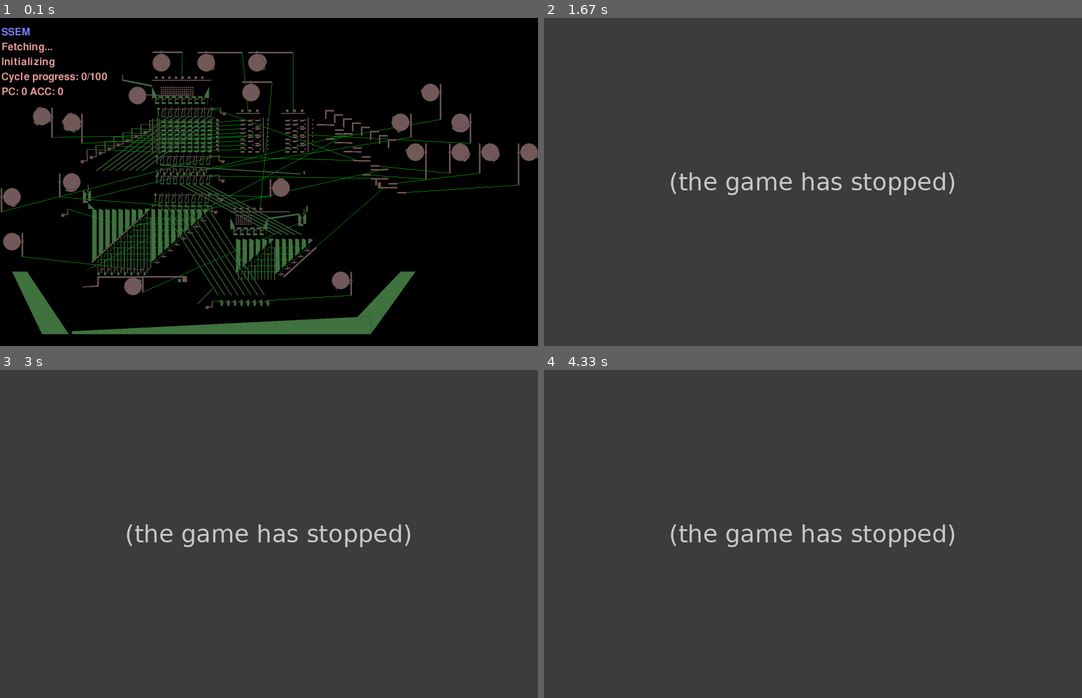
Above: before the commit, frames 1-4 (two rows, left to right).
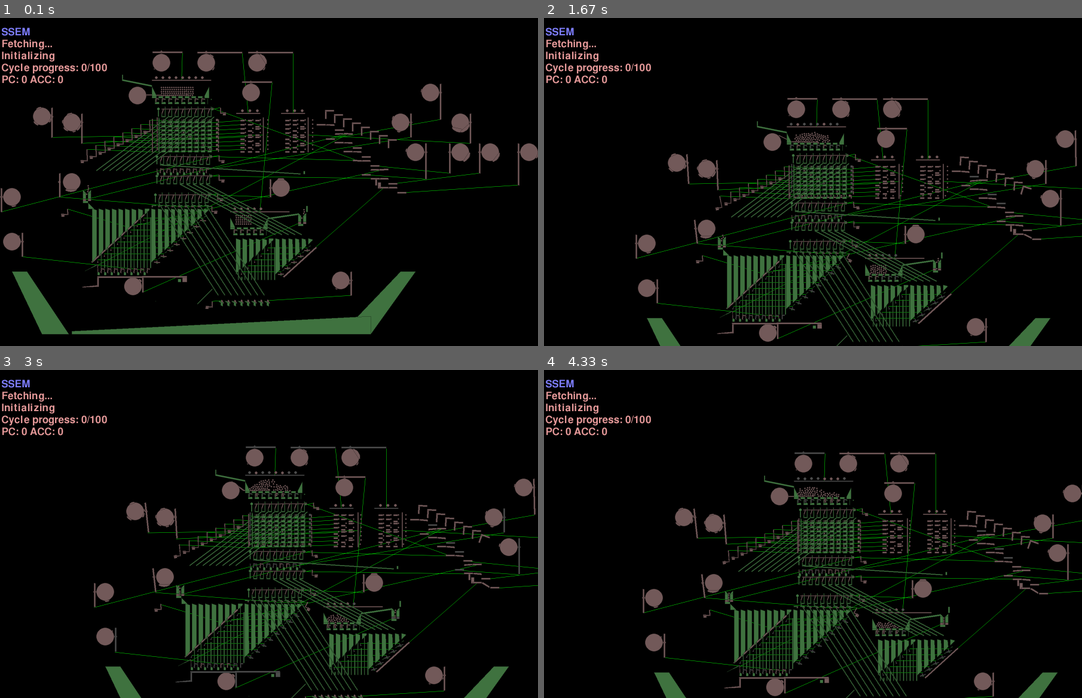
Above: after the commit, the same moments.

Repository: jmacarthur/box2d-ssem
Game: pygame game, started from main.py 0
The game is run twice, just before and just after one commit, with the same random seed, the same clock (stepped at 60 frames per second) and the same inputs.
Inputs (mouse positions are in pixels of both pictures, inside the frame that each line leads up to):
- Up to frame 1 (0.1 s): no input
- Up to frame 2 (1.67 s): tap Home at 0.33 s; hold Right 0.67-1.13 s; tap Space at 0.73, 1.03, 1.23 s; hold Up 1.17-1.47 s; right-click (646, 132) at 1.55 s
- Up to frame 3 (3 s): hold Right 1.83-2.3 s; tap Space at 1.9, 2.2, 2.4, 2.7, 2.97 s; hold Left 2.33-2.87 s; hold Down from 2.9 s (still down)
- Up to frame 4 (4.33 s): release Down at 3.2 s; hold Left 3.23-3.63 s; tap Space at 3.3, 3.6, 3.73, 4.13 s; hold Up 3.67-4.03 s; hold Right from 4.07 s (still down)

The runs differ from the first frame. In frame 1, 1.0% of the frame differs, in the area x 0-20%, y 6-24%; in frame 2, 99%, in the area x 0-100%, y 0-100%; in frame 3, 99%; in frame 4, 99%.
Error before the commit: AttributeError: 'Memory' object has no attribute 'InjectBearing' (pygame_framework.py line 427); the game stopped at 0.73 s (later frames are placeholders)

Commit message:
Move the modified parts of PygameFramework into ModifiedPygameFramework

Diff:
--- /dev/null
+++ b/backends/modified_pygame_framework.py
@@ -0,0 +1,237 @@
+
+import pygame
+from Box2D import (b2DrawExtended, b2Vec2, b2CircleShape)
+from settings import fwSettings
+from .pygame_framework import PygameDraw, PygameFramework
+from framework import Keys
+
+try:
+    from .pygame_gui import (fwGUI, gui)
+    GUIEnabled = True
+except Exception as ex:
+    print('Unable to load PGU; menu disabled.')
+    print('(%s) %s' % (ex.__class__.__name__, ex))
+    GUIEnabled = False
+
+class ModifiedPygameDraw(PygameDraw):
+    def DrawSegment(self, p1, p2, color):
+        """
+        Draw the line segment from p1-p2 with the specified color.
+        """
+        pygame.draw.aaline(self.surface, color, p1, p2)
+
+    def DrawSolidCircle(self, center, radius, axis, color):
+        """
+        Draw a solid circle given the center, radius, axis of orientation and
+        color.
+        """
+        radius *= self.zoom
+        if radius < 1:
+            radius = 1
+        else:
+            radius = int(radius)
+        center = (int(center[0]), int(center[1]))
+        if type(color)!=tuple:
+            color = (color/2).bytes+[127]
+
+        pygame.draw.circle(self.surface, color,
+                           center, radius, 0)
+        line_col = [x/2 for x in color]
+        pygame.draw.circle(self.surface, line_col, center, radius, 1)
+
+    def DrawPolygon(self, vertices, color):
+        """
+        Draw a wireframe polygon given the screen vertices with the specified color.
+        """
+        if not vertices:
+            return
+
+        if len(vertices) == 2:
+            pygame.draw.aaline(self.surface, color.bytes,
+                               vertices[0], vertices)
+        else:
+            pygame.draw.polygon(self.surface, color.bytes, vertices, 0)
+
+    def DrawSolidPolygon(self, vertices, color):
+        """
+        Draw a filled polygon given the screen vertices with the specified color.
+        """
+        if not vertices:
+            return
+        if type(color)!=tuple:
+            color = (color/2).bytes+[127]
+        if len(vertices) == 2:
+            pygame.draw.aaline(self.surface, color,
+                               vertices[0], vertices[1])
+        else:
+            pygame.draw.polygon(
+                self.surface, color, vertices, 0)
+            line_col = [x/2 for x in color]
+            pygame.draw.polygon(self.surface, line_col, vertices, 1)
+
+    # the to_screen conversions are done in C with b2DrawExtended, leading to
+    # an increase in fps.
+    # You can also use the base b2Draw and implement these yourself, as the
+    # b2DrawExtended is implemented:
+    def to_screen(self, point):
+        """
+        Convert from world to screen coordinates.
+        In the class instance, we store a zoom factor, an offset indicating where
+        the view extents start at, and the screen size (in pixels).
+        """
+        x=(point[0] * self.zoom)-self.offset.x
+        if self.flipX:
+            x = self.screenSize.x - x
+        y=(point[1] * self.zoom)-self.offset.y
+        if self.flipY:
+            y = self.screenSize.y-y
+        return (x, y)
+
+class ModifiedPygameFramework(PygameFramework):
+    def __init__(self):
+        super(ModifiedPygameFramework, self).__init__()
+        self.renderer = ModifiedPygameDraw(surface=self.screen, test=self)
+        self.world.renderer = self.renderer
+
+    def __reset(self):
+        super(ModifiedPygameFramework, self).__init__()
+        self._fontSize = 50
+        self._viewZoom = 1
+        self._viewCenter = (100,0)
+
+    def __init__(self):
+        super(PygameFramework, self).__init__()
+
+        self.__reset()
+        if fwSettings.onlyInit:  # testing mode doesn't initialize pygame
+            return
+
+        print('Initializing pygame framework...')
+        # Pygame Initialization
+        pygame.init()
+        caption = "Python Box2D Testbed - " + self.name
+        pygame.display.set_caption(caption)
+
+        # Screen and debug draw
+        self.screen = pygame.display.set_mode((1800,1100))
+        self.screenSize = b2Vec2(*self.screen.get_size())
+
+        self.renderer = ModifiedPygameDraw(surface=self.screen, test=self)
+        self.world.renderer = self.renderer
+
+        try:
+            self.font = pygame.font.Font(None, self._fontSize)
+        except IOError:
+            try:
+                self.font = pygame.font.Font("freesansbold.ttf", self._fontSize)
+            except IOError:
+                print("Unable to load default font or 'freesansbold.ttf'")
+                print("Disabling text drawing.")
+                self.Print = lambda *args: 0
+                self.DrawStringAt = lambda *args: 0
+
+        # GUI Initialization
+        if GUIEnabled:
+            self.gui_app = gui.App()
+            self.gui_table = fwGUI(self.settings)
+            container = gui.Container(align=1, valign=-1)
+            container.add(self.gui_table, 0, 0)
+            self.gui_app.init(container)
+
+        self.viewCenter = (360, -100.0)
+        self.groundbody = self.world.CreateBody()
+
+    def run(self):
+        """
+        Main loop.
+
+        Continues to run while checkEvents indicates the user has
+        requested to quit.
+
+        Updates the screen and tells the GUI to paint itself.
+        """
+
+        # If any of the test constructors update the settings, reflect
+        # those changes on the GUI before running
+        if GUIEnabled:
+            self.gui_table.updateGUI(self.settings)
+
+        running = True
+        clock = pygame.time.Clock()
+        while running and not self.stopFlag:
+            running = self.checkEvents()
+            self.screen.fill((0, 0, 0))
+
+            # Check keys that should be checked every loop (not only on initial
+            # keydown)
+            self.CheckKeys()
+
+            # Run the simulation loop
+            self.SimulationLoop()
+            if GUIEnabled and self.settings.drawMenu:
+                self.gui_app.paint(self.screen)
+
+            self.draw_distance_links()
+            self.Draw(self.settings)
+            if self.settings.drawOverlay:
+                self.overlay_draw()
+
+            pygame.display.flip()
+            clock.tick(self.settings.hz)
+            self.fps = clock.get_fps()
+
+        self.world.contactListener = None
+        self.world.destructionListener = None
+        self.world.renderer = None
+
+    def overlay_draw(self):
+        for body in self.dynamic_bodies:
+            # Colour is only per-body at the moment, since userdata doesn't seem to propogate in fixtures.
+            color = body.userData
+            if color is None: color = (127,127,127)
+            for fixture in body.fixtures:
+                if isinstance(fixture.shape, b2CircleShape):
+                    self.renderer.DrawSolidCircle(self.renderer.to_screen(body.GetWorldPoint(fixture.shape.pos)), fixture.shape.radius, axis=0, color=color)
+                else:
+                    if fixture.userData is not None:
+                        print("bloop!")
+                    self.renderer.DrawSolidPolygon(vertices=[ self.renderer.to_screen(body.GetWorldPoint(x)) for x in fixture.shape], color=color)
+
+    def draw_distance_links(self):
+        for link in self.distance_links:
+            (bodyA, posA, bodyB, posB) = link
+            #print("Rendering link: {}, {}, {}, {}".format(bodyA, posA, bodyB, posB))
+            a = self.renderer.to_screen(bodyA.GetWorldPoint(posA))
+            b = self.renderer.to_screen(bodyB.GetWorldPoint(posB))
+            self.renderer.DrawSegment(a,b,(0,255,0))
+
+    def CheckKeys(self):
+        """
+        Check the keys that are evaluated on every main loop iteration.
+        I.e., they aren't just evaluated when first pressed down
+        """
+
+        pygame.event.pump()
+        self.keys = keys = pygame.key.get_pressed()
+        if keys[Keys.K_LEFT]:
+            self.viewCenter -= (2, 0)
+        elif keys[Keys.K_RIGHT]:
+            self.viewCenter += (2, 0)
+
+        if keys[Keys.K_UP]:
+            self.viewCenter += (0, 2)
+        elif keys[Keys.K_DOWN]:
+            self.viewCenter -= (0, 2)
+
+        if keys[Keys.K_HOME]:
+            self.viewZoom = 1.0
+            self.viewCenter = (0.0, 20.0)
+
+    def Print(self, str, color=(229, 153, 153, 255)):
+        """
+        Draw some text at the top status lines
+        and advance to the next line.
+        """
+        self.screen.blit(self.font.render(
+            str, True, color), (5, self.textLine))
+        self.textLine += self._fontSize*0.8
--- a/backends/pygame_framework.py
+++ b/backends/pygame_framework.py
@@ -116,7 +116,7 @@
         """
         Draw the line segment from p1-p2 with the specified color.
         """
-        pygame.draw.aaline(self.surface, color, p1, p2)
+        pygame.draw.aaline(self.surface, color.bytes, p1, p2)
 
     def DrawTransform(self, xf):
         """
@@ -153,14 +153,13 @@
             radius = 1
         else:
             radius = int(radius)
-        center = (int(center[0]), int(center[1]))
-        if type(color)!=tuple:
-            color = (color/2).bytes+[127]
-
-        pygame.draw.circle(self.surface, color,
+
+        pygame.draw.circle(self.surface, (color / 2).bytes + [127],
                            center, radius, 0)
-        line_col = [x/2 for x in color]
-        pygame.draw.circle(self.surface, line_col, center, radius, 1)
+        pygame.draw.circle(self.surface, color.bytes, center, radius, 1)
+        pygame.draw.aaline(self.surface, (255, 0, 0), center,
+                           (center[0] - radius * axis[0],
+                            center[1] + radius * axis[1]))
 
     def DrawPolygon(self, vertices, color):
         """
@@ -173,7 +172,7 @@
             pygame.draw.aaline(self.surface, color.bytes,
                                vertices[0], vertices)
         else:
-            pygame.draw.polygon(self.surface, color.bytes, vertices, 0)
+            pygame.draw.polygon(self.surface, color.bytes, vertices, 1)
 
     def DrawSolidPolygon(self, vertices, color):
         """
@@ -181,34 +180,32 @@
         """
         if not vertices:
             return
-        if type(color)!=tuple:
-            color = (color/2).bytes+[127]
+
         if len(vertices) == 2:
-            pygame.draw.aaline(self.surface, color,
+            pygame.draw.aaline(self.surface, color.bytes,
                                vertices[0], vertices[1])
         else:
             pygame.draw.polygon(
-                self.surface, color, vertices, 0)
-            line_col = [x/2 for x in color]
-            pygame.draw.polygon(self.surface, line_col, vertices, 1)
+                self.surface, (color / 2).bytes + [127], vertices, 0)
+            pygame.draw.polygon(self.surface, color.bytes, vertices, 1)
 
     # the to_screen conversions are done in C with b2DrawExtended, leading to
     # an increase in fps.
     # You can also use the base b2Draw and implement these yourself, as the
     # b2DrawExtended is implemented:
-    def to_screen2(self, point):
-        """
-        Convert from world to screen coordinates.
-        In the class instance, we store a zoom factor, an offset indicating where
-        the view extents start at, and the screen size (in pixels).
-        """
-        x=(point[0] * self.zoom)-self.offset.x
-        if self.flipX:
-            x = self.screenSize.x - x
-        y=(point[1] * self.zoom)-self.offset.y
-        if self.flipY:
-            y = self.screenSize.y-y
-        return (x, y)
+    # def to_screen(self, point):
+    #     """
+    #     Convert from world to screen coordinates.
+    #     In the class instance, we store a zoom factor, an offset indicating where
+    #     the view extents start at, and the screen size (in pixels).
+    #     """
+    #     x=(point.x * self.zoom)-self.offset.x
+    #     if self.flipX:
+    #         x = self.screenSize.x - x
+    #     y=(point.y * self.zoom)-self.offset.y
+    #     if self.flipY:
+    #         y = self.screenSize.y-y
+    #     return (x, y)
 
 
 class PygameFramework(FrameworkBase):
@@ -222,9 +219,8 @@
 
     def __reset(self):
         # Screen/rendering-related
-        self._fontSize = 50
-        self._viewZoom = 1
-        self._viewCenter = (100,0)
+        self._viewZoom = 10.0
+        self._viewCenter = None
         self._viewOffset = None
         self.screenSize = None
         self.rMouseDown = False
@@ -251,17 +247,17 @@
         pygame.display.set_caption(caption)
 
         # Screen and debug draw
-        self.screen = pygame.display.set_mode((1800,1100))
+        self.screen = pygame.display.set_mode((640, 480))
         self.screenSize = b2Vec2(*self.screen.get_size())
 
         self.renderer = PygameDraw(surface=self.screen, test=self)
         self.world.renderer = self.renderer
 
         try:
-            self.font = pygame.font.Font(None, self._fontSize)
+            self.font = pygame.font.Font(None, 15)
         except IOError:
             try:
-                self.font = pygame.font.Font("freesansbold.ttf", self._fontSize)
+                self.font = pygame.font.Font("freesansbold.ttf", 15)
             except IOError:
                 print("Unable to load default font or 'freesansbold.ttf'")
                 print("Disabling text drawing.")
@@ -276,7 +272,7 @@
             container.add(self.gui_table, 0, 0)
             self.gui_app.init(container)
 
-        self.viewCenter = (360, -100.0)
+        self.viewCenter = (0, 20.0)
         self.groundbody = self.world.CreateBody()
 
     def setCenter(self, value):
@@ -298,27 +294,6 @@
                           doc='Screen center in camera coordinates')
     viewOffset = property(lambda self: self._viewOffset,
                           doc='The offset of the top-left corner of the screen')
-
-    def overlay_draw(self):
-        for body in self.dynamic_bodies:
-            # Colour is only per-body at the moment, since userdata doesn't seem to propogate in fixtures.
-            color = body.userData
-            if color is None: color = (127,127,127)
-            for fixture in body.fixtures:
-                if isinstance(fixture.shape, b2CircleShape):
-                    self.renderer.DrawSolidCircle(self.renderer.to_screen2(body.GetWorldPoint(fixture.shape.pos)), fixture.shape.radius, axis=0, color=color)
-                else:
-                    if fixture.userData is not None:
-                        print("bloop!")
-                    self.renderer.DrawSolidPolygon(vertices=[ self.renderer.to_screen2(body.GetWorldPoint(x)) for x in fixture.shape], color=color)
-
-    def draw_distance_links(self):
-        for link in self.distance_links:
-            (bodyA, posA, bodyB, posB) = link
-            #print("Rendering link: {}, {}, {}, {}".format(bodyA, posA, bodyB, posB))
-            a = self.renderer.to_screen2(bodyA.GetWorldPoint(posA))
-            b = self.renderer.to_screen2(bodyB.GetWorldPoint(posB))
-            self.renderer.DrawSegment(a,b,(0,255,0))
 
     def checkEvents(self):
         """
@@ -385,7 +360,7 @@
 
         running = True
         clock = pygame.time.Clock()
-        while running and not self.stopFlag:
+        while running:
             running = self.checkEvents()
             self.screen.fill((0, 0, 0))
 
@@ -395,13 +370,9 @@
 
             # Run the simulation loop
             self.SimulationLoop()
+
             if GUIEnabled and self.settings.drawMenu:
                 self.gui_app.paint(self.screen)
-
-            self.draw_distance_links()
-            self.Draw(self.settings)
-            if self.settings.drawOverlay:
-                self.overlay_draw()
 
             pygame.display.flip()
             clock.tick(self.settings.hz)
@@ -424,7 +395,7 @@
             elif key == Keys.K_x:     # Zoom out
                 self.viewZoom = max(0.9 * self.viewZoom, 0.02)
             elif key == Keys.K_SPACE:  # Launch a bomb
-                self.InjectBearing()
+                self.LaunchRandomBomb()
             elif key == Keys.K_F1:    # Toggle drawing the menu
                 self.settings.drawMenu = not self.settings.drawMenu
             elif key == Keys.K_F2:    # Do a single step
@@ -445,14 +416,14 @@
         pygame.event.pump()
         self.keys = keys = pygame.key.get_pressed()
         if keys[Keys.K_LEFT]:
-            self.viewCenter -= (2, 0)
+            self.viewCenter -= (0.5, 0)
         elif keys[Keys.K_RIGHT]:
-            self.viewCenter += (2, 0)
+            self.viewCenter += (0.5, 0)
 
         if keys[Keys.K_UP]:
-            self.viewCenter += (0, 2)
+            self.viewCenter += (0, 0.5)
         elif keys[Keys.K_DOWN]:
-            self.viewCenter -= (0, 2)
+            self.viewCenter -= (0, 0.5)
 
         if keys[Keys.K_HOME]:
             self.viewZoom = 1.0
@@ -487,7 +458,7 @@
         """
         self.screen.blit(self.font.render(
             str, True, color), (5, self.textLine))
-        self.textLine += self._fontSize
+        self.textLine += 15
 
     def Keyboard(self, key):
         """
--- a/main.py
+++ b/main.py
@@ -51,7 +51,7 @@
     if args.headless:
         from backends.headless_framework import HeadlessFramework as Framework
     else:
-        from backends.pygame_framework import PygameFramework as Framework
+        from backends.modified_pygame_framework import ModifiedPygameFramework as Framework
 
 from framework import (main, Keys)
 
@@ -787,7 +787,7 @@
             # the input, also a sliding part usually attached to a
             # cam, which will engage and push the 'block' when that
             # instruction is selected.
-
+            self.labels.append((instruction_opcodes[i], xpos+i*30, ypos-i*follower_spacing))
             block = self.add_dynamic_polygon([ (0,0), (30,0), (28,5), (2,5) ], xpos+i*30, ypos-i*andgate_spacing_y-50)
             offset = 30 if reversed_outputs[i] else 0
             # A hack: pushing 0 (JMP) also pushes 1 (JRE), but not vice versa.
@@ -1058,6 +1058,7 @@
 
     def __init__(self, testmode, randomtest, test_set_no, headless, randomseed=0, overlay=False):
         super(Memory, self).__init__()
+        self.labels = []
         self.stopFlag = False
         self.settings.drawOverlay = overlay
         self.test_set_no = test_set_no
